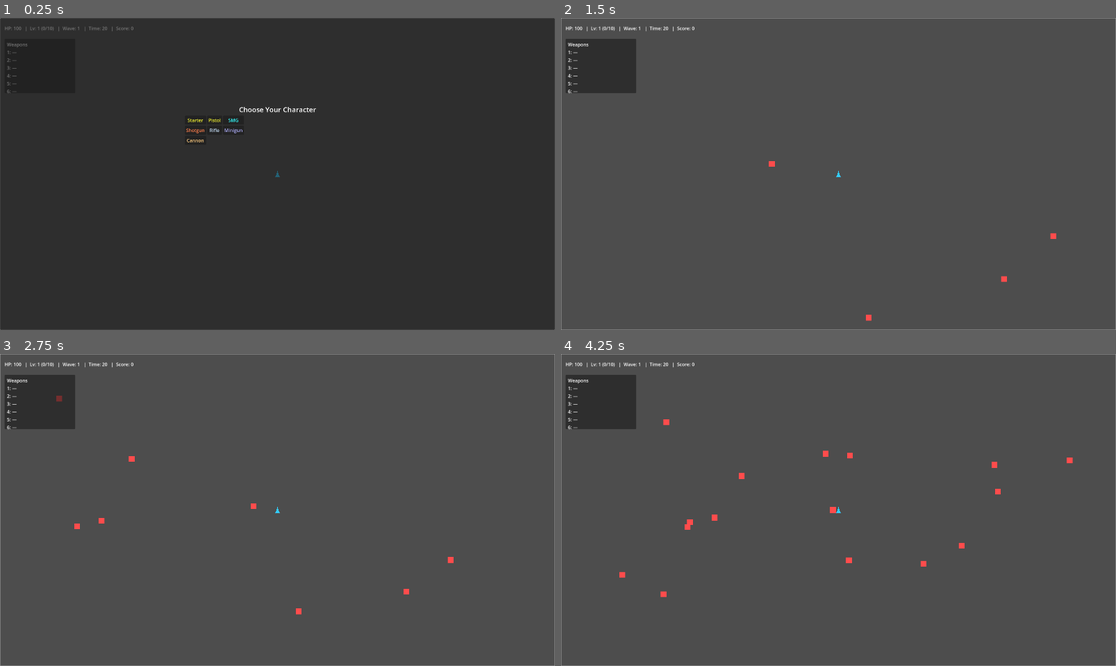
Above: before the commit, frames 1-4 (two rows, left to right).
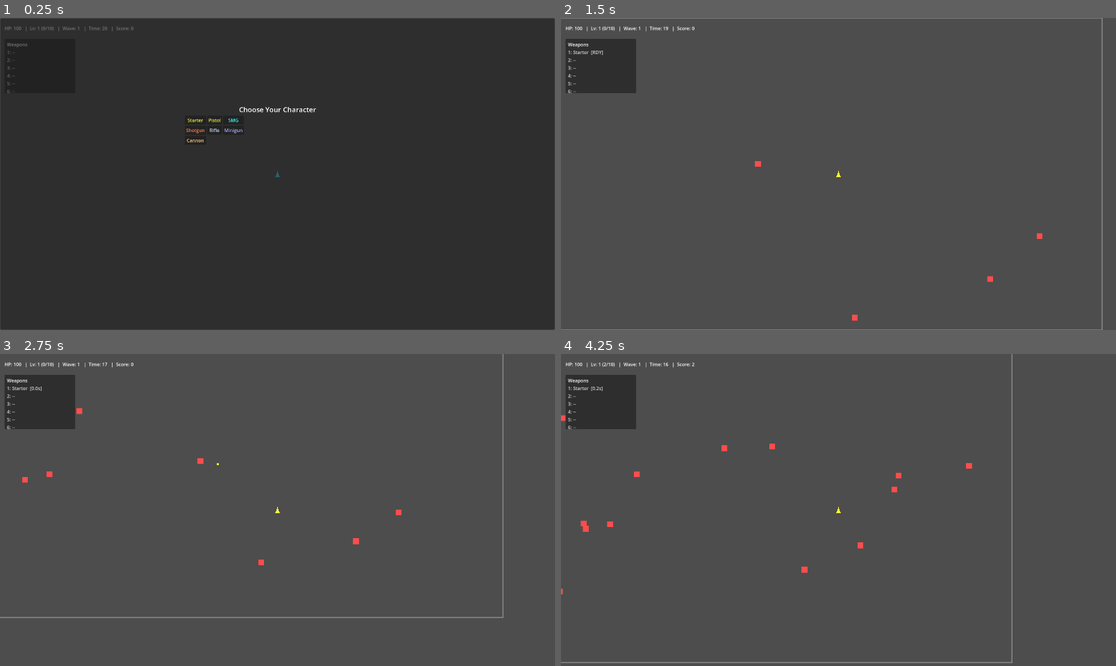
Above: after the commit, the same moments.

Repository: Deitox/Dexcoto
Game: Godot game, scene res://scenes/Main.tscn
Same seed, same stepped clock (60 frames per second), same inputs: the game is played once before the commit and once after it.
Inputs:
- Up to frame 1 (0.25 s): no input
- Up to frame 2 (1.5 s): click "Starter" at 0.5 s; tap Enter at 1.25 s; hold Right (ui_right) from 1.28 s (still down)
- Up to frame 3 (2.75 s): release Right (ui_right) at 2.03 s; hold Down (ui_down) from 2.03 s (still down)
- Up to frame 4 (4.25 s): release Down (ui_down) at 2.78 s; hold Right (ui_right) 2.78-3.53 s; hold Up (ui_up) from 3.53 s (still down)

The runs differ from the first frame. In frame 1, less than 0.1% of the frame differs, in the area x 2-4%, y 10-22%; in frame 2, 0.7%; in frame 3, 1.7%; in frame 4, 2.0%, in the area x 0-100%, y 0-100%.
Error before the commit: Parse Error: Used tab character for indentation instead of space as used before in the file. (res://scripts/player.gd:85)

Commit message:
fix: resolve warnings-as-errors and indentation\\n\\n- main.gd: type annotate allowed (int) to avoid Variant inference warning\\n- player.gd: switch new functions to spaces-only indentation

Diff:
--- a/scripts/main.gd
+++ b/scripts/main.gd
@@ -142,7 +142,7 @@
 		count = max(1, int(round(float(base_count) * 0.4)))
 		tier += min(3, int(floor(float(over) / 20.0)) + 1)
 	# Hard cap: never exceed MAX_ENEMIES active
-	var allowed := max(0, MAX_ENEMIES - enemies)
+	var allowed: int = max(0, MAX_ENEMIES - enemies)
 	count = min(count, allowed)
 	for i in range(count):
 		var pos := _random_spawn_position()
--- a/scripts/player.gd
+++ b/scripts/player.gd
@@ -83,34 +83,34 @@
     return nearest
 
 func _update_weapons_fire(delta: float, target_pos: Vector2) -> void:
-	for i in range(weapons.size()):
-		var w: Dictionary = weapons[i]
-		w["cd"] = float(w.get("cd", 0.0)) - delta
-		if w["cd"] <= 0.0:
-			_fire_weapon_at(w, target_pos)
-			var base_cd: float = float(w["fire_interval"]) / max(0.1, attack_speed_mult)
-			w["cd"] = max(MIN_WEAPON_INTERVAL, base_cd)
-		weapons[i] = w
+    for i in range(weapons.size()):
+        var w: Dictionary = weapons[i]
+        w["cd"] = float(w.get("cd", 0.0)) - delta
+        if w["cd"] <= 0.0:
+            _fire_weapon_at(w, target_pos)
+            var base_cd: float = float(w["fire_interval"]) / max(0.1, attack_speed_mult)
+            w["cd"] = max(MIN_WEAPON_INTERVAL, base_cd)
+        weapons[i] = w
 
 func _fire_weapon_at(w: Dictionary, pos: Vector2) -> void:
-	var dir: Vector2 = (pos - global_position).normalized()
-	var base_proj: int = int(w.get("projectiles", 1))
-	var shots: int = max(1, base_proj + projectiles_per_shot)
-	var dmg: int = int(round(int(w.get("damage", 10)) * damage_mult))
-	var spd: float = float(w.get("speed", 500.0)) * projectile_speed_mult
-	var color: Color = Color(w.get("color", bullet_color))
-	# Cap total projectiles and convert overflow into proportional damage
-	if shots > MAX_TOTAL_PROJECTILES:
-		var scale_up: float = float(shots) / float(MAX_TOTAL_PROJECTILES)
-		shots = MAX_TOTAL_PROJECTILES
-		dmg = int(round(float(dmg) * scale_up))
-	# Projectiles overload control
-	var current: int = get_tree().get_nodes_in_group("projectiles").size()
-	var soft_cap: int = 200
-	if current > soft_cap:
-		var scale_factor: float = clamp(float(soft_cap) / float(current), 0.3, 1.0)
-		shots = max(1, int(round(float(shots) * scale_factor)))
-		dmg = int(round(float(dmg) * (1.0 / scale_factor)))
+    var dir: Vector2 = (pos - global_position).normalized()
+    var base_proj: int = int(w.get("projectiles", 1))
+    var shots: int = max(1, base_proj + projectiles_per_shot)
+    var dmg: int = int(round(int(w.get("damage", 10)) * damage_mult))
+    var spd: float = float(w.get("speed", 500.0)) * projectile_speed_mult
+    var color: Color = Color(w.get("color", bullet_color))
+    # Cap total projectiles and convert overflow into proportional damage
+    if shots > MAX_TOTAL_PROJECTILES:
+        var scale_up: float = float(shots) / float(MAX_TOTAL_PROJECTILES)
+        shots = MAX_TOTAL_PROJECTILES
+        dmg = int(round(float(dmg) * scale_up))
+    # Projectiles overload control
+    var current: int = get_tree().get_nodes_in_group("projectiles").size()
+    var soft_cap: int = 200
+    if current > soft_cap:
+        var scale_factor: float = clamp(float(soft_cap) / float(current), 0.3, 1.0)
+        shots = max(1, int(round(float(shots) * scale_factor)))
+        dmg = int(round(float(dmg) * (1.0 / scale_factor)))
     if shots == 1:
         if bullet_pool and bullet_pool.has_method("spawn_bullet"):
             bullet_pool.call("spawn_bullet", global_position + dir * 16.0, dir, spd, dmg, color, 2.0)
